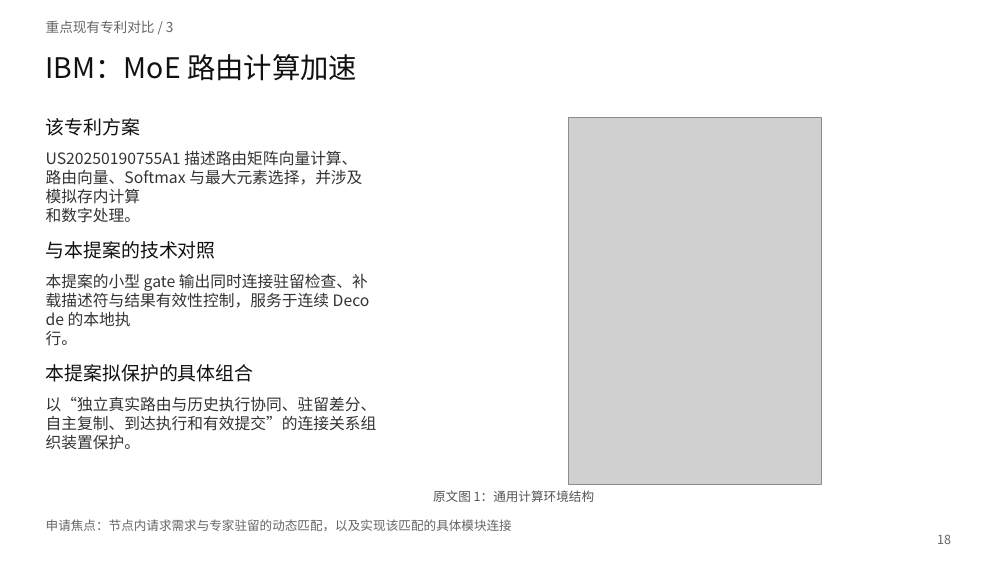
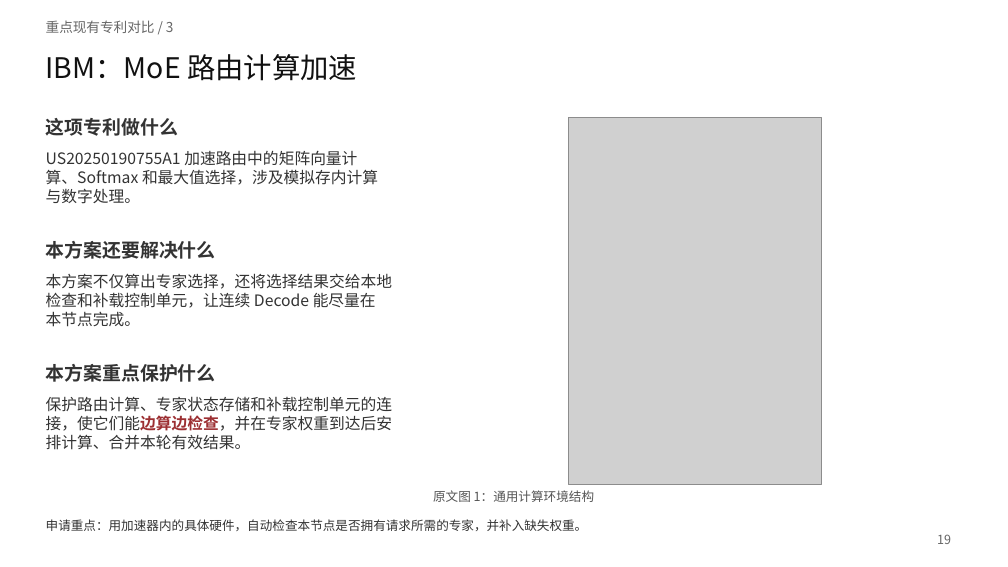
Before and after one commit to Frandium/kv_cache, a slide deck: slide 19 of main_swapmoe/patents/ppt/MoE解码专家驻留与自主补载.pptx (slide 18 before the commit). Drawn at 1008x567 pixels with LibreOffice and Linux fonts; fonts in the diff are those of the drawing; grey boxes stand for pictures. Boxes give left, top, right and bottom in pixels: in the first picture for what was removed or moved away, otherwise in the second. Text is boxed around its words. In the diff, an @@ line names an element or a change of style, - is before the commit and + after.

```diff
--- a/main_swapmoe/patents/ppt/MoE解码专家驻留与自主补载.pptx
+++ b/main_swapmoe/patents/ppt/MoE解码专家驻留与自主补载.pptx
@@ text at [46,118,178,136]: text changed; font Noto Sans CJK SC to Noto Sans CJK JP; text colour #111111 to #333333; bold on @@
-该专利方案
+这项专利做什么
@@ text at [46,151,378,204]: text changed; font Noto Sans CJK SC to Noto Sans CJK JP @@
-US20250190755A1 描述路由矩阵向量计算、
-路由向量、Softmax 与最大元素选择，并涉及
-模拟存内计算
-和数字处理。
+US20250190755A1 加速路由中的矩阵向量计
+算、Softmax 和最大值选择，涉及模拟存内计算
+与数字处理。
@@ text at [46,241,216,259]: text changed; font Noto Sans CJK SC to Noto Sans CJK JP; text colour #111111 to #333333; bold on @@
-与本提案的技术对照
+本方案还要解决什么
@@ text at [46,273,392,327]: text changed; font Noto Sans CJK SC to Noto Sans CJK JP @@
-本提案的小型 gate 输出同时连接驻留检查、补
-载描述符与结果有效性控制，服务于连续 Deco
-de 的本地执
-行。
+本方案不仅算出专家选择，还将选择结果交给本地
+检查和补载控制单元，让连续 Decode 能尽量在
+本节点完成。
@@ text at [46,364,216,382]: text changed; font Noto Sans CJK SC to Noto Sans CJK JP; text colour #111111 to #333333; bold on @@
-本提案拟保护的具体组合
+本方案重点保护什么
@@ text at [46,396,392,450]: text changed; font Noto Sans CJK SC to Noto Sans CJK JP @@
-以“独立真实路由与历史执行协同、驻留差分、
-自主复制、到达执行和有效提交”的连接关系组
-织装置保护。
+保护路由计算、专家状态存储和补载控制单元的连
+接，使它们能边算边检查，并在专家权重到达后安
+排计算、合并本轮有效结果。
@@ text at [46,519,588,531]: text changed; font Noto Sans CJK SC to Noto Sans CJK JP; text colour #666666 to #333333 @@
-申请焦点：节点内请求需求与专家驻留的动态匹配，以及实现该匹配的具体模块连接
+申请重点：用加速器内的具体硬件，自动检查本节点是否拥有请求所需的专家，并补入缺失权重。
```
Also in this commit, not shown: 14 other slides changed, 1 slide added, 2 other files.
